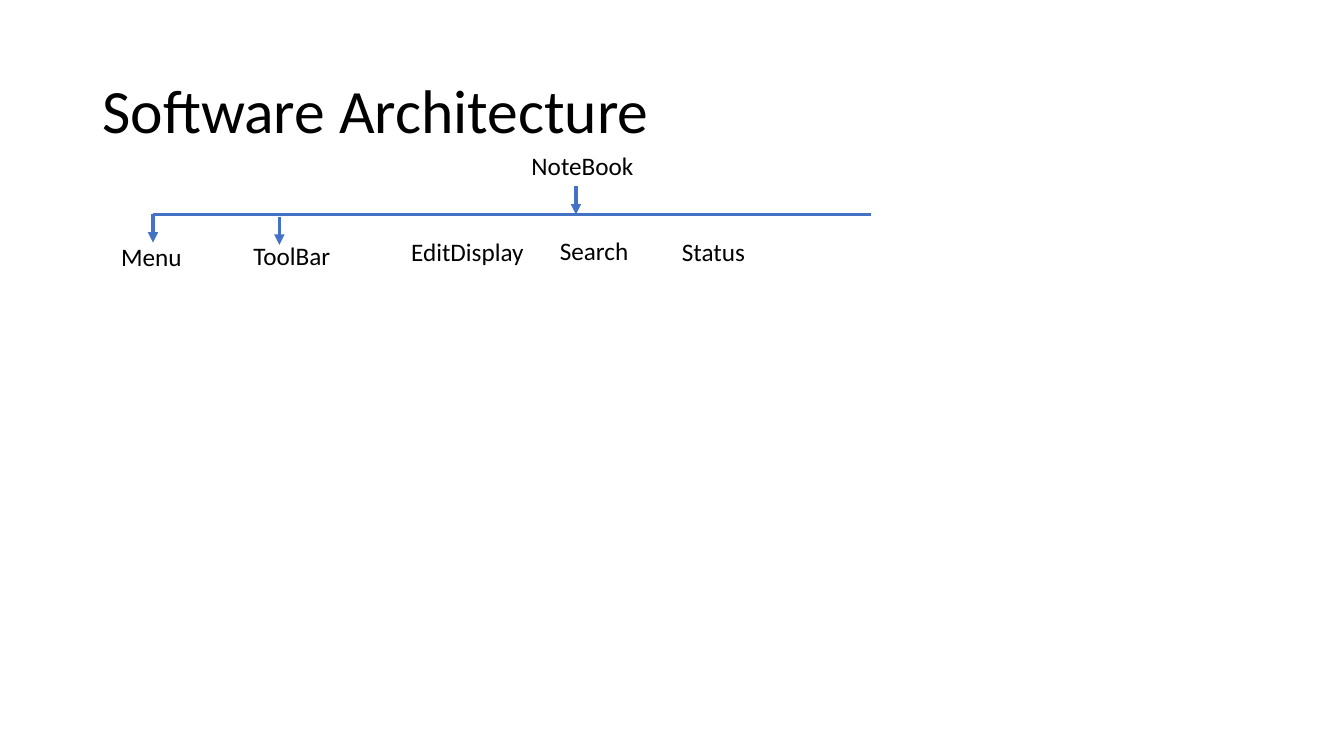
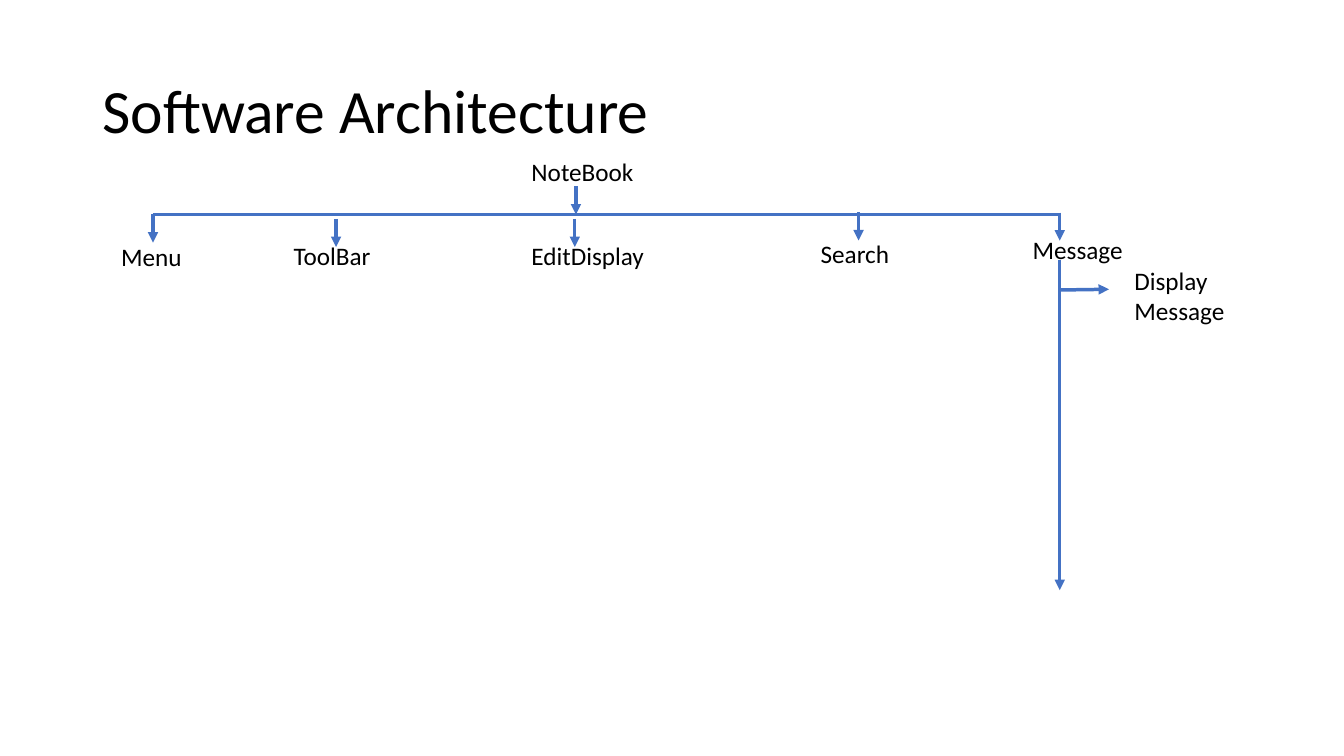
Before and after one commit to unlimitgit/NoteBook, a slide deck: slide 2 of record.pptx. Drawn at 1344x756 pixels with LibreOffice and Linux fonts; fonts in the diff are those of the drawing. Boxes give left, top, right and bottom in pixels: in the first picture for what was removed or moved away, otherwise in the second. Text is boxed around its words. In the diff, an @@ line names an element or a change of style, - is before the commit and + after.

```diff
--- a/record.pptx
+++ b/record.pptx
@@ text "NoteBook" rewrapped from <box>531,157,633,175</box> to <box>531,163,633,188</box> @@
@@ line moved from (153, 215) - (871, 215) to (153, 215) - (1060, 215) @@
@@ text "ToolBar": place and size @@
-text "ToolBar" at <box>253,244,330,265</box>
+text "ToolBar" at <box>294,244,371,265</box>
@@ arrow moved from (279, 217) - (279, 245) to (336, 219) - (336, 247) @@
@@ text "EditDisplay": place and size @@
-text "EditDisplay" at <box>411,243,523,265</box>
+text "EditDisplay" at <box>531,244,643,269</box>
@@ arrow added from (575, 219) to (575, 247), #4472C4 2.5 pt @@
@@ text "Search": place and size @@
-text "Search" at <box>560,242,628,260</box>
+text "Search" at <box>821,245,889,263</box>
@@ arrow added from (859, 213) to (859, 241), #4472C4 2.5 pt @@
@@ text added at <box>1033,239,1123,266</box>, 18 pt, text #000000 @@
+Message
@@ arrow added from (1060, 213) to (1060, 241), #4472C4 2.5 pt @@
@@ text removed at <box>682,244,745,262</box> @@
-Status
@@ arrow added from (1060, 260) to (1060, 590), #4472C4 2.5 pt @@
@@ arrow added from (1060, 290) to (1109, 289), #4472C4 2.5 pt @@
@@ text added at <box>1134,272,1224,325</box>, 18 pt, text #000000 @@
+Display Message
```
Also in this commit, not shown: 1 other slide changed, 2 other files.
